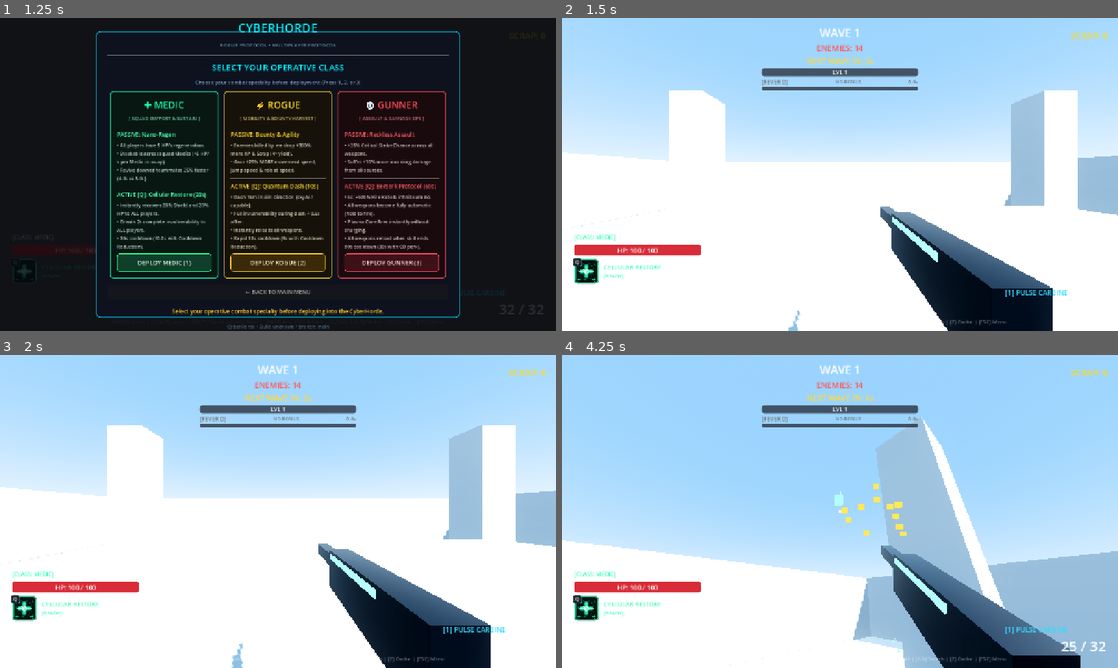
Above: before the commit, frames 1-4 (two rows, left to right).
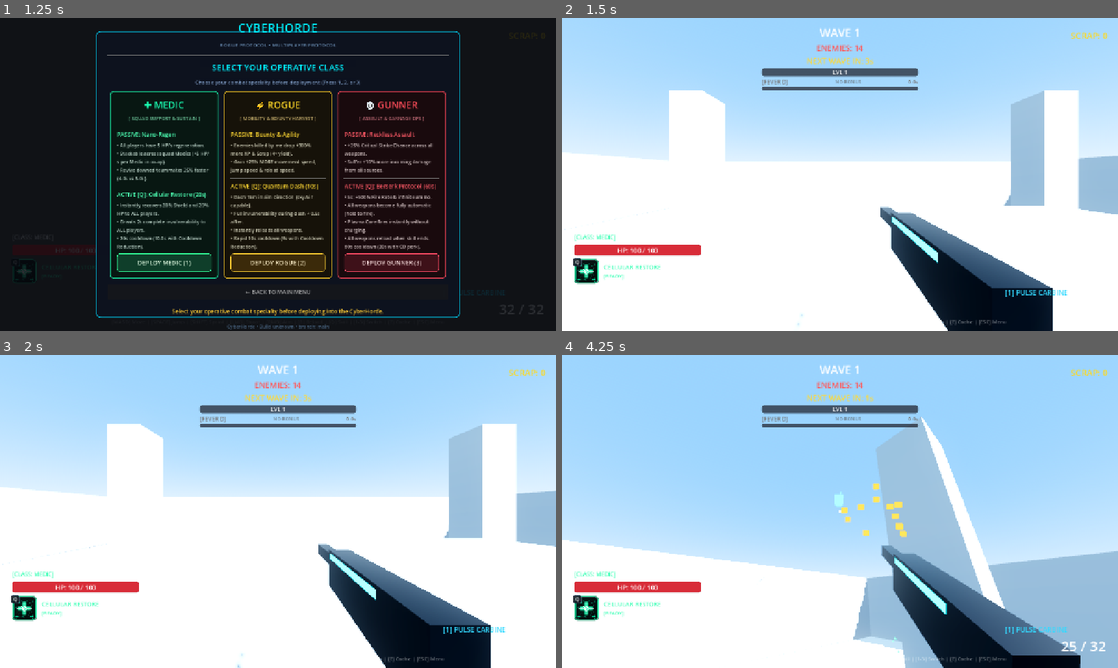
Above: after the commit, the same moments.

Repository: YuriSekaii/CyberHorde-FPS-Roguelike
Game: Godot game, scene res://scenes/main.tscn
Same seed, same stepped clock (60 frames per second), same inputs: the game is played once before the commit and once after it.
Inputs (mouse positions are in pixels of both pictures, inside the frame that each line leads up to):
- Up to frame 1 (1.25 s): click "🎮 SINGLE PLAYER (SOLO)" at 0.5 s
- Up to frame 2 (1.5 s): click "DEPLOY MEDIC (1)" at 1.25 s
- Up to frame 3 (2 s): no input
- Up to frame 4 (4.25 s): tap Enter at 2 s; move the mouse to (867, 511) at 2.02 s; hold Right mouse button (aim) 2.03-2.78 s; hold W (move_forward) from 2.03 s (still down); click (867, 511) at 2.17 s; tap Space (jump) at 2.27, 2.57, 3.02, 3.32 s; move the mouse to (812, 511) at 2.77 s; tap E (interact) at 2.85 s; move the mouse to (851, 505) at 3.52 s; press the mouse at (851, 505) at 3.53 s

Frame 1 is identical in both runs. In frame 2, 0.4% of the frame differs, in the area x 3-100%, y 23-100%; in frame 3, 0.8%, in the area x 3-100%, y 22-100%; in frame 4, 0.6%.

Commit message:
revert: restore MSAA 2x and 4-split 100m sun shadows
Benchmarks showed both cost almost nothing (~0.05 ms and ~0.01 ms on an
RTX 3090), so the visual downgrade was not worth it.

Co-Authored-By: Claude Opus 5.5 <noreply@anthropic.com>

Diff:
--- a/project.godot
+++ b/project.godot
@@ -33,4 +33,5 @@
 [rendering]
 
 lights_and_shadows/directional_shadow/size=2048
+anti_aliasing/quality/msaa_3d=1
 anti_aliasing/quality/screen_space_aa=1
--- a/scenes/world/arena.tscn
+++ b/scenes/world/arena.tscn
@@ -99,8 +99,6 @@
 light_energy = 2.4
 shadow_enabled = true
 shadow_bias = 0.03
-directional_shadow_mode = 1
-directional_shadow_max_distance = 60.0
 
 [node name="Geometry" type="Node3D" parent="."]
 
Not shown, changed: README.md
